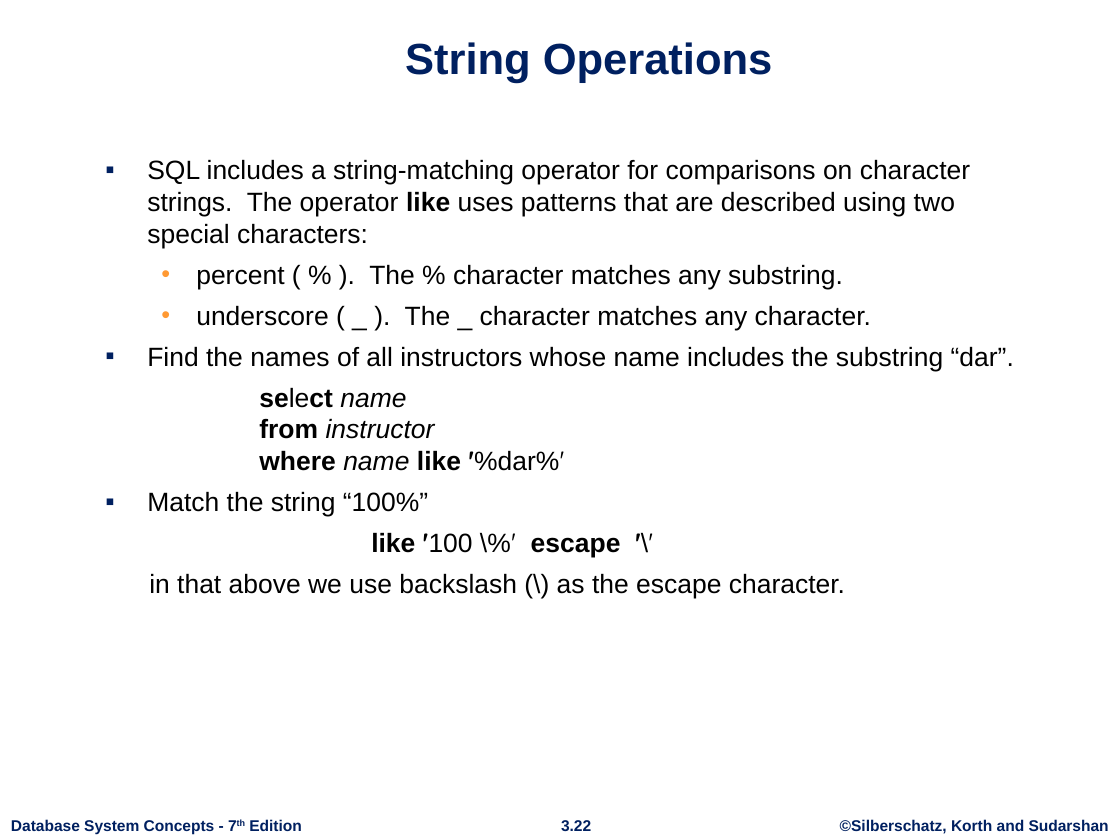
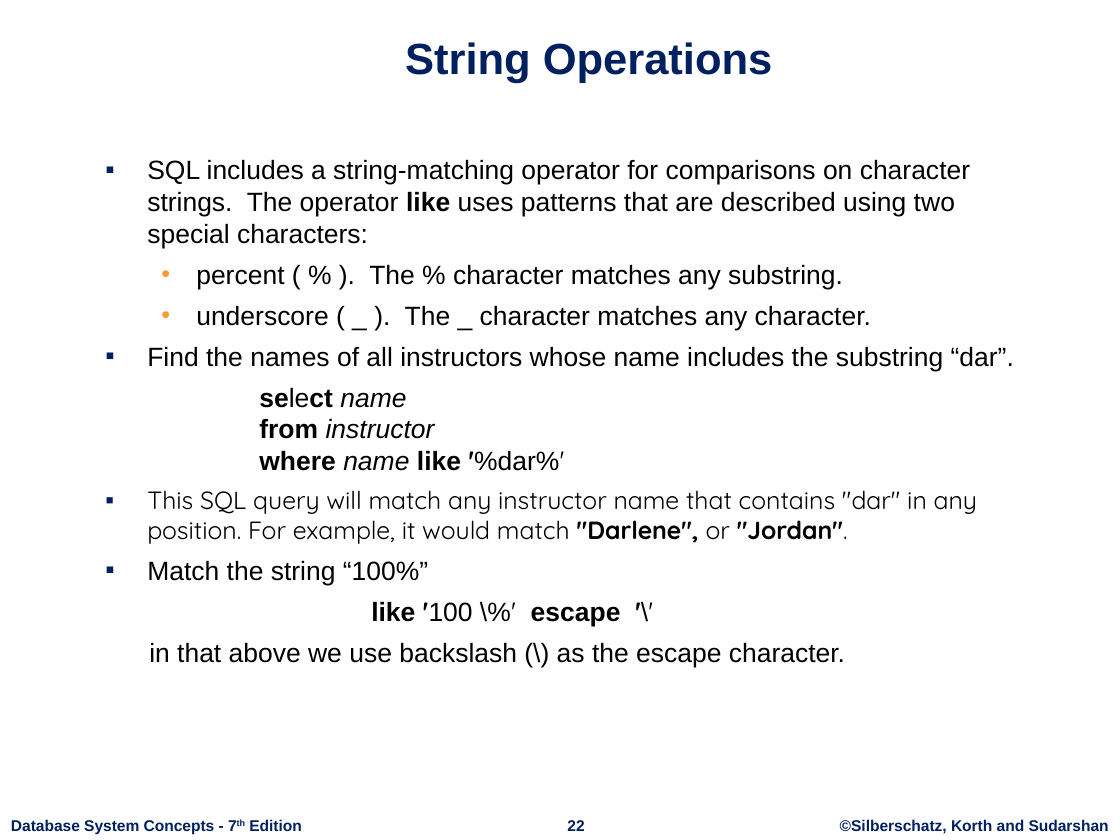
Before and after one commit to nashurgessa/DB-practices, a slide deck: slide 22 of Slides/L5.6 Introduction SQL.pptx. Drawn at 1120x840 pixels with LibreOffice and Linux fonts; fonts in the diff are those of the drawing; background and template pictures are left out. Boxes give left, top, right and bottom in pixels: in the first picture for what was removed or moved away, otherwise in the second. Text is boxed around its words. In the diff, an @@ line names an element or a change of style, - is before the commit and + after.

```diff
--- a/Slides/L5.6 Introduction SQL.pptx
+++ b/Slides/L5.6 Introduction SQL.pptx
@@ text at [147,490,977,544]: paragraph added @@
+▪ This SQL query will match any instructor name that contains "dar" in any position. For example, it would match "Darlene", or "Jordan".
@@ page number at [567,820,584,831]: text changed @@
-3.22
+22
```
Also in this commit, not shown: 5 other slides changed, 1 other file.
